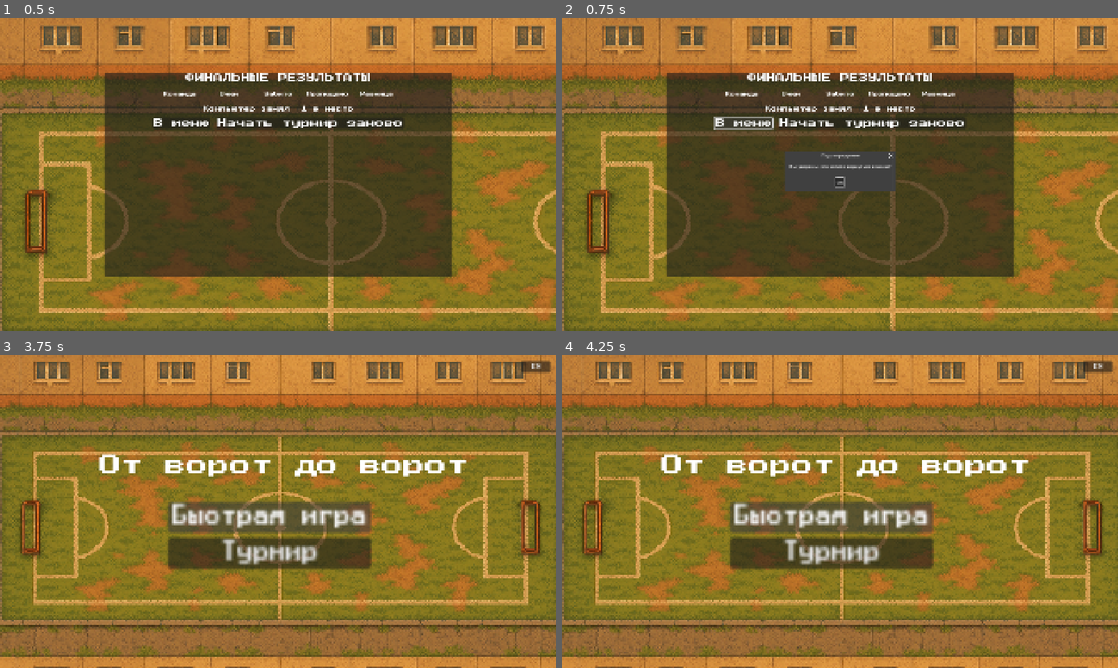
Above: before the commit, frames 1-4 (two rows, left to right).
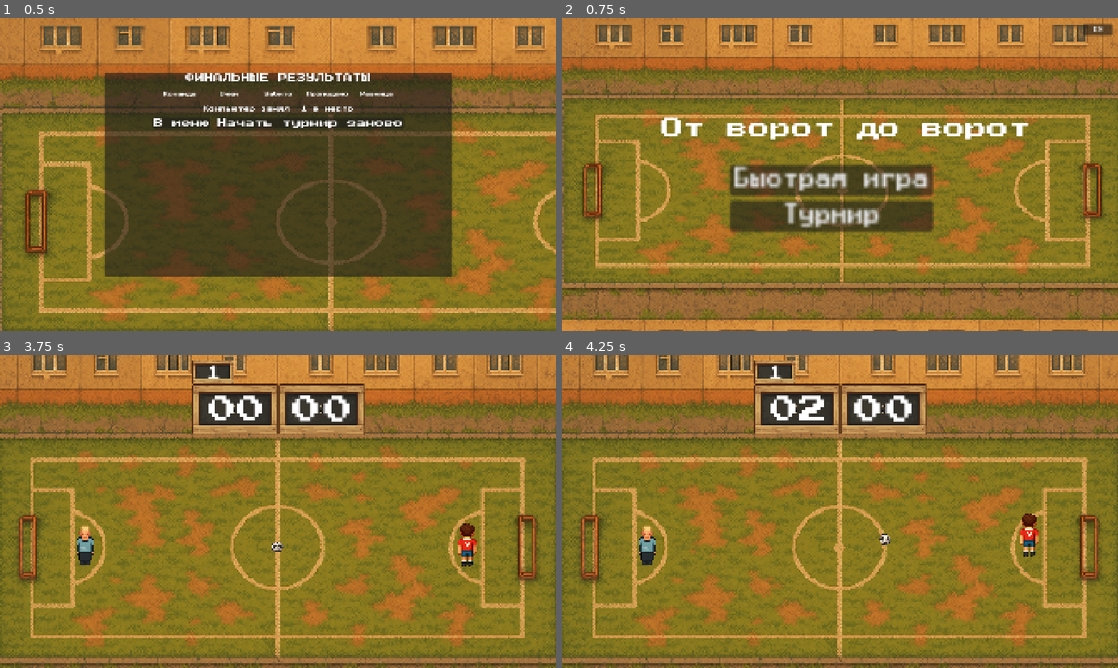
Above: after the commit, the same moments.

Repository: supervi5w4/footballpong
Game: Godot game, scene res://scenes/final_table.tscn
The game is run twice, just before and just after one commit, with the same random seed, the same clock (stepped at 60 frames per second) and the same inputs. This scene is started directly instead of the project's main scene.
Inputs (mouse positions are in pixels of both pictures, inside the frame that each line leads up to):
- Up to frame 1 (0.5 s): no input
- Up to frame 2 (0.75 s): click "В меню" at 0.5 s
- Up to frame 3 (3.75 s): click (311, 461) at 1.25 s, where only the run before the commit has a clickable "Начать турнир заново"; click (311, 461) at 2 s, where only the run before the commit has a clickable "Начать турнир заново"; click (311, 461) at 2.75 s, where only the run before the commit has a clickable "Начать турнир заново"; click (278, 517) at 3.5 s, where only the run before the commit has a clickable "OK"
- Up to frame 4 (4.25 s): no input

Frame 1 is identical in both runs. In frame 2, 70% of the frame differs, in the area x 0-100%, y 0-100%; in frame 3, 54%; in frame 4, 54%.

Commit message:
Add files via upload

Diff:
--- a/scenes/final_table.gd
+++ b/scenes/final_table.gd
@@ -172,19 +172,7 @@
 
 # ---------- кнопка «В меню» ----------
 func _on_menu_pressed() -> void:
-	# Подтверждение перед выходом
-	var dialog = AcceptDialog.new()
-	dialog.title = tr("Подтверждение")
-	dialog.dialog_text = tr("Вы уверены, что хотите вернуться в меню?")
-	dialog.add_theme_font_override("font", load("res://fonts/PressStart2P-Regular.ttf"))
-	dialog.add_theme_font_size_override("font_size", FONT_SIZE)
-
-	dialog.confirmed.connect(func():
-		get_tree().change_scene_to_file("res://scenes/menu.tscn")
-	)
-
-	add_child(dialog)
-	dialog.popup_centered()
+	get_tree().change_scene_to_file("res://scenes/menu.tscn")
 
 # ---------- кнопка «Replay» ----------
 func _on_replay_pressed() -> void:
